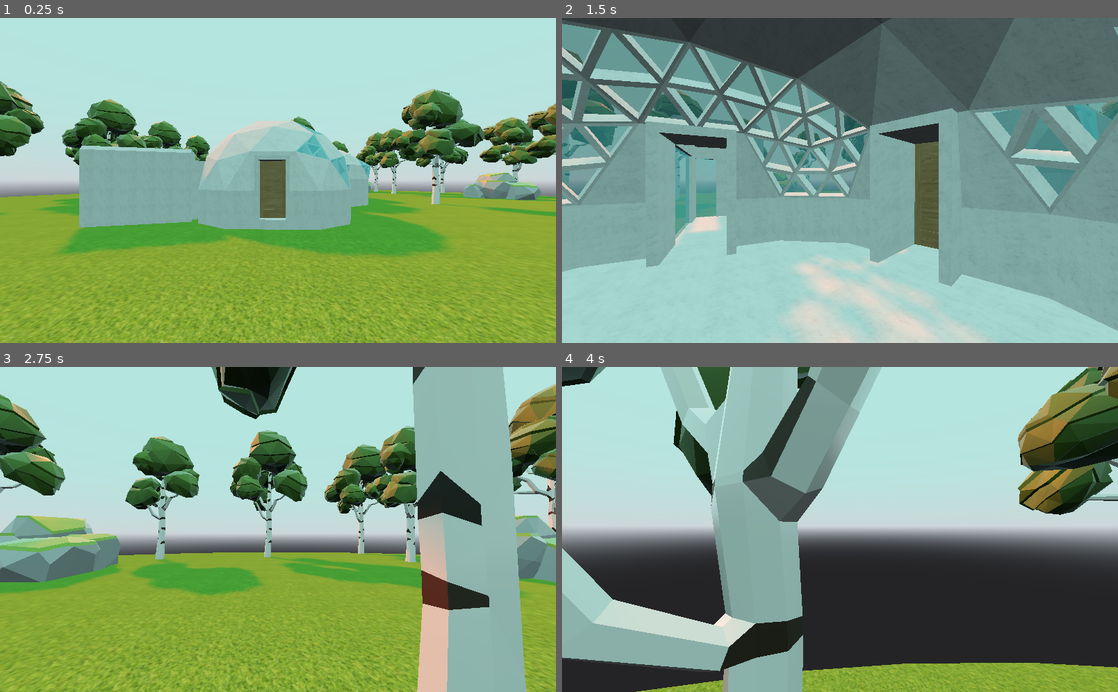
Above: before the commit, frames 1-4 (two rows, left to right).
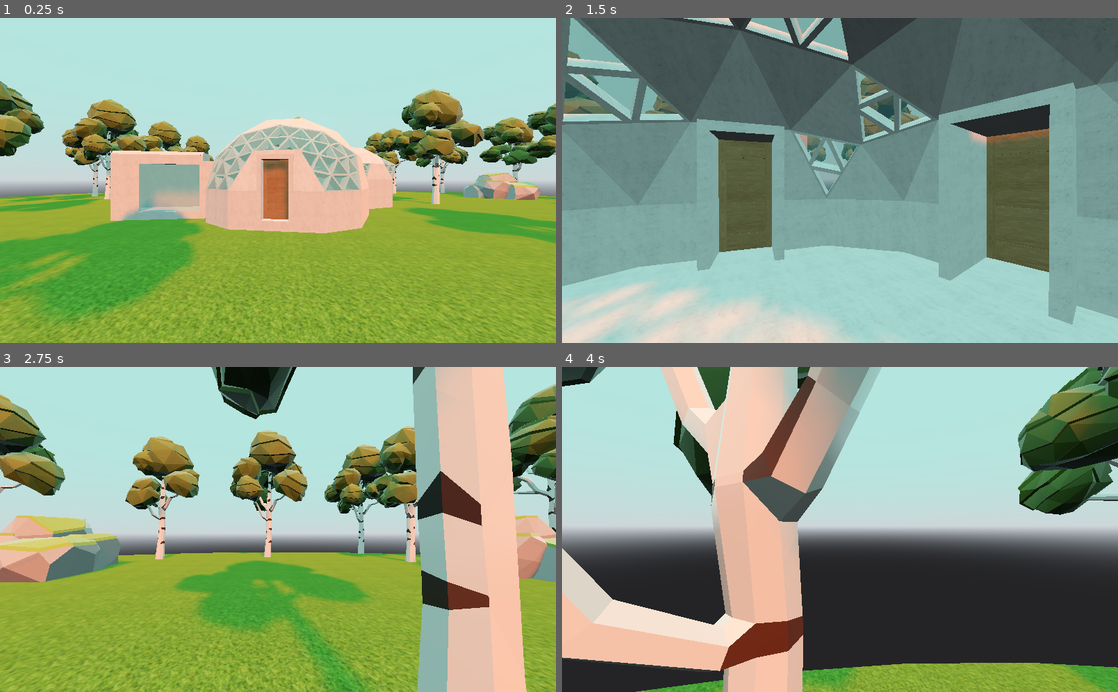
Above: after the commit, the same moments.

Repository: jacksonelfersbd5/vt9
Game: Godot game, scene res://Levels/Main/L_Main.tscn
The game is run twice, just before and just after one commit, with the same random seed, the same clock (stepped at 60 frames per second) and the same inputs.
Inputs (mouse positions are in pixels of both pictures, inside the frame that each line leads up to):
- Up to frame 1 (0.25 s): no input
- Up to frame 2 (1.5 s): move the mouse to (867, 180) at 0.52 s; hold Shift (sprint) 0.53-1.28 s; hold W (move_forward) from 0.53 s (still down); click (867, 180) at 0.67 s; tap Space (jump) at 0.77 s; move the mouse to (812, 180) at 1.27 s; tap Shift (sprint) at 1.35 s
- Up to frame 3 (2.75 s): keep holding W (move_forward); tap Space (jump) at 1.52 s; move the mouse to (289, 523) at 2.02 s; hold Shift (sprint) from 2.03 s (still down)
- Up to frame 4 (4 s): keep holding W (move_forward); move the mouse to (834, 536) at 2.77 s; release Shift (sprint) at 2.78 s; tap Shift (sprint) at 2.85 s; click (834, 536) at 2.92 s; tap Space (jump) at 3.02, 3.77 s; move the mouse to (878, 532) at 3.52 s; hold Shift (sprint) from 3.53 s (still down)

The runs differ from the first frame. In frame 1, 30% of the frame differs, in the area x 0-100%, y 19-94%; in frame 2, 48%, in the area x 0-100%, y 0-100%; in frame 3, 35%; in frame 4, 27%.

Commit message:
add: x2 new window model

Diff:
--- a/3d.fpv.template/Levels/Main/L_Main.tscn
+++ b/3d.fpv.template/Levels/Main/L_Main.tscn
@@ -6,7 +6,7 @@
 [ext_resource path="res://Levels/Main/L_Main.gd" type="Script" id=4]
 [ext_resource path="res://textures/terrain.grass.png" type="Texture" id=5]
 [ext_resource path="res://objects/grassland/parts/dm11.aspen.v1.01.glb" type="PackedScene" id=6]
-[ext_resource path="res://scenes/dm17x201.tscn" type="PackedScene" id=7]
+[ext_resource path="res://scenes/dm17x202.tscn" type="PackedScene" id=7]
 [ext_resource path="res://objects/grassland/parts/dm11.rock.sm.v1.01.glb" type="PackedScene" id=8]
 [ext_resource path="res://objects/grassland/parts/dm11.rock.sm.v2.01.glb" type="PackedScene" id=12]
 
@@ -37,7 +37,7 @@
 environment = ExtResource( 3 )
 
 [node name="DirectionalLight" type="DirectionalLight" parent="Lighting"]
-transform = Transform( 0.0838109, 0.880638, -0.466319, 0.725084, 0.267108, 0.634749, 0.683542, -0.391319, -0.616149, -2.49685, 12.1284, -1.08475 )
+transform = Transform( 0.228323, -0.962825, 0.144348, 0.725084, 0.267108, 0.634749, -0.649709, -0.0402638, 0.759116, -2.49685, 12.1284, -1.08475 )
 light_color = Color( 1, 0.396078, 0, 1 )
 shadow_enabled = true
 shadow_bias = 0.05
@@ -175,5 +175,5 @@
 [node name="dm11aspenv219" parent="." instance=ExtResource( 2 )]
 transform = Transform( 1, 0, 0, 0, 1, 0, 0, 0, 1, 9.22825, 0, 9.57531 )
 
-[node name="dm17x201" parent="." instance=ExtResource( 7 )]
-transform = Transform( -0.999536, 0, 0.0304687, 0, 1, 0, -0.0304687, 0, -0.999536, -0.929446, 1.90735e-06, 4.09708 )
+[node name="dm17x202" parent="." instance=ExtResource( 7 )]
+transform = Transform( -0.986389, 0, 0.164428, 0, 1, 0, -0.164428, 0, -0.986389, -0.84316, -3.8147e-06, 4.34422 )
--- /dev/null
+++ b/3d.fpv.template/scenes/dm17x202.tscn
@@ -0,0 +1,30 @@
+[gd_scene load_steps=8 format=2]
+
+[ext_resource path="res://objects/dm17.x2.02.glb" type="PackedScene" id=1]
+[ext_resource path="res://textures/oak_veneer_01_diff_1k.jpg" type="Texture" id=2]
+[ext_resource path="res://texture.02/dm12.texture.concrete_resized.png" type="Texture" id=3]
+[ext_resource path="res://texture.02/dm12.texture.window_resized.png" type="Texture" id=4]
+
+[sub_resource type="SpatialMaterial" id=1]
+flags_transparent = true
+albedo_color = Color( 1, 1, 1, 0.607843 )
+albedo_texture = ExtResource( 4 )
+
+[sub_resource type="SpatialMaterial" id=2]
+albedo_texture = ExtResource( 3 )
+uv1_scale = Vector3( 18, 18, 1 )
+
+[sub_resource type="SpatialMaterial" id=3]
+albedo_texture = ExtResource( 2 )
+uv1_scale = Vector3( 5, 5, 1 )
+
+[node name="dm17x202" instance=ExtResource( 1 )]
+
+[node name="dm17x2windows02" parent="." index="0"]
+material/0 = SubResource( 1 )
+
+[node name="dm17x2domes02" parent="." index="1"]
+material/0 = SubResource( 2 )
+
+[node name="dm17x2doors02" parent="." index="2"]
+material/0 = SubResource( 3 )
Binary file added: 3d.fpv.template/objects/dm17.x2.02.glb
Not shown, added: 3d.fpv.template/objects/dm17.x2.02.glb.import
Not shown, changed: docs/index.html
Not shown, changed: docs/index.pck
